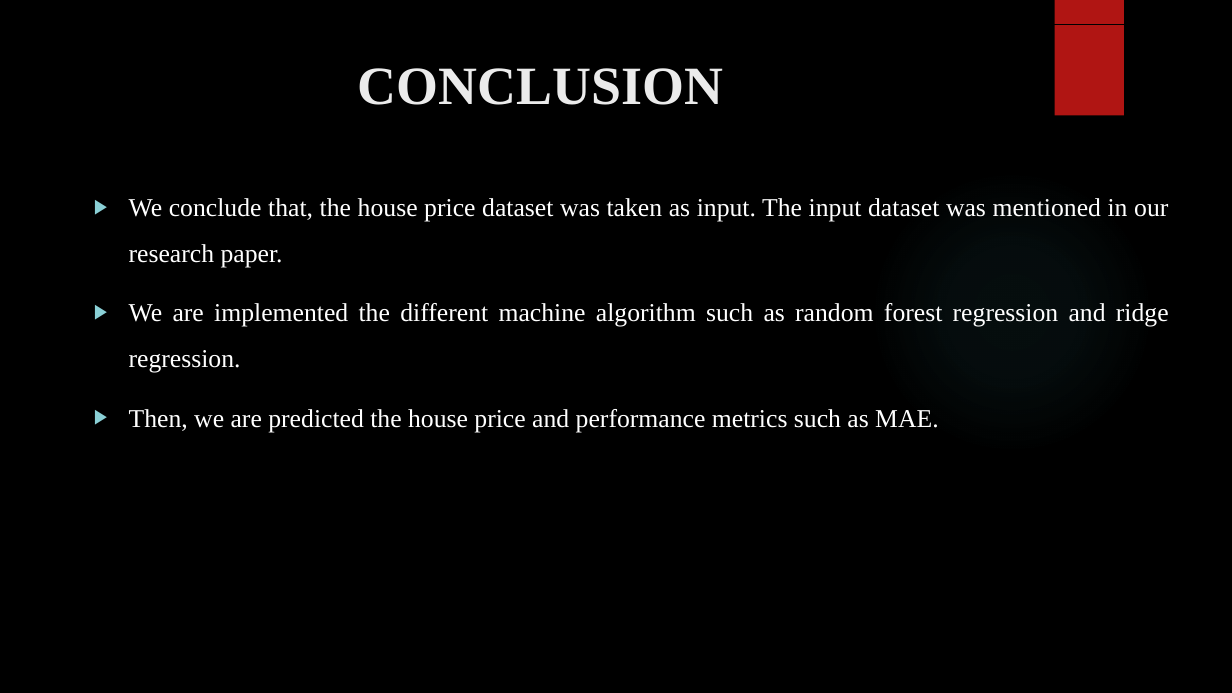
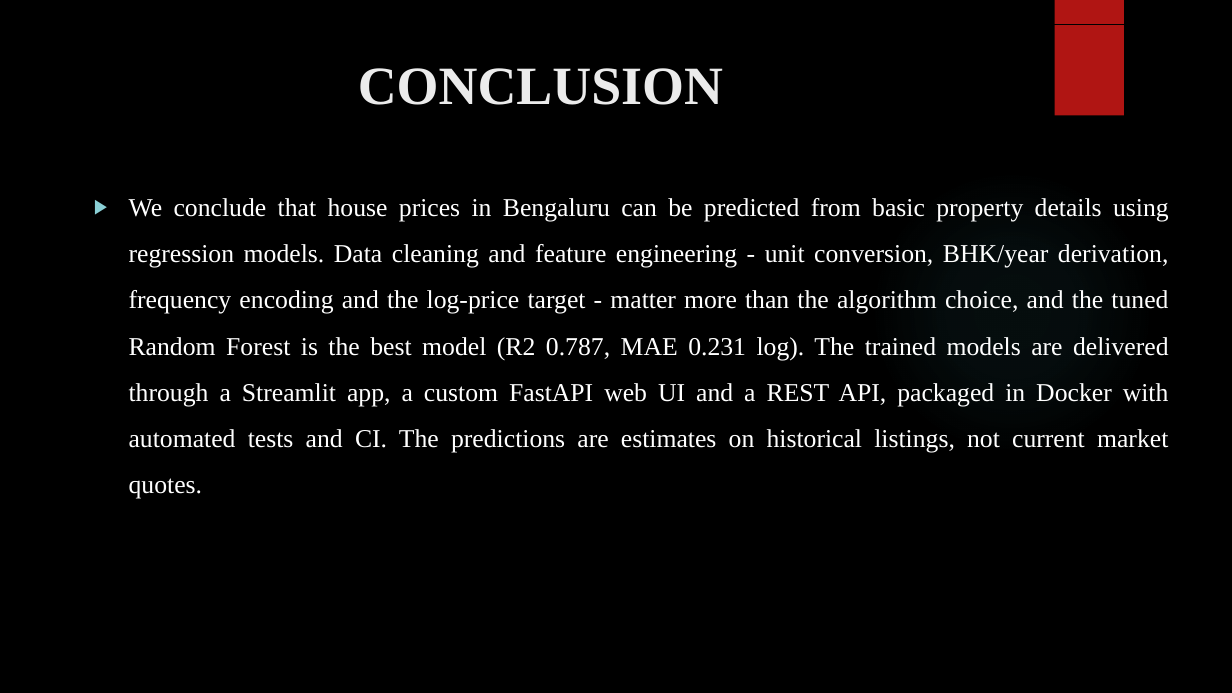
Before and after one commit to abustark/HOUSE-PRICE-PREDICTION-USING-MACHINE-LEARNING-ALGORITHMS, a slide deck: slide 22 of docs/House Price.pptx. Drawn at 1232x693 pixels with LibreOffice and Linux fonts; fonts in the diff are those of the drawing; background and template pictures are left out. Boxes give left, top, right and bottom in pixels: in the first picture for what was removed or moved away, otherwise in the second. Text is boxed around its words. In the diff, an @@ line names an element or a change of style, - is before the commit and + after.

```diff
--- a/docs/House Price.pptx
+++ b/docs/House Price.pptx
@@ text at <box>129,198,1169,499</box>: text changed @@
-▶ We conclude that, the house price dataset was taken as input. The input dataset was mentioned in our research paper.
-▶ We are implemented the different machine algorithm such as random forest regression and ridge regression.
-▶ Then, we are predicted the house price and performance metrics such as MAE.
+▶ We conclude that house prices in Bengaluru can be predicted from basic property details using regression models. Data cleaning and feature engineering - unit conversion, BHK/year derivation, frequency encoding and the log-price target - matter more than the algorithm choice, and the tuned Random Forest is the best model (R2 0.787, MAE 0.231 log). The trained models are delivered through a Streamlit app, a custom FastAPI web UI and a REST API, packaged in Docker with automated tests and CI. The predictions are estimates on historical listings, not current market quotes.
```
Also in this commit, not shown: 19 other slides changed, 1 slide added, 1 slide removed, 1 other file.
